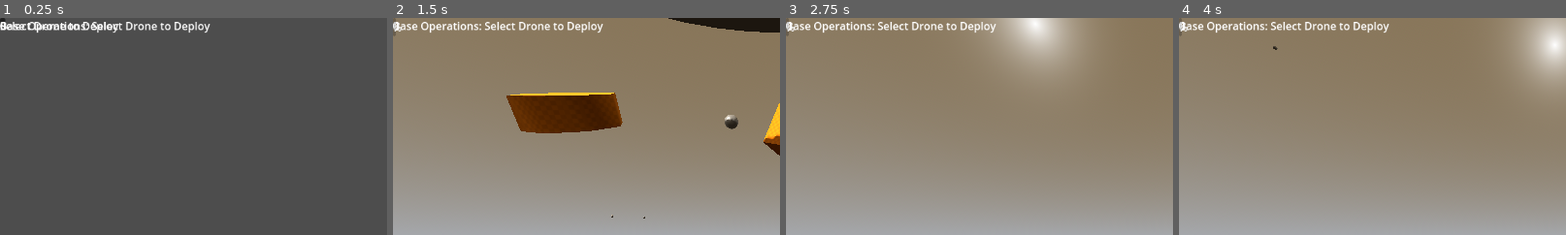
Above: before the commit, frames 1-4 (left to right).
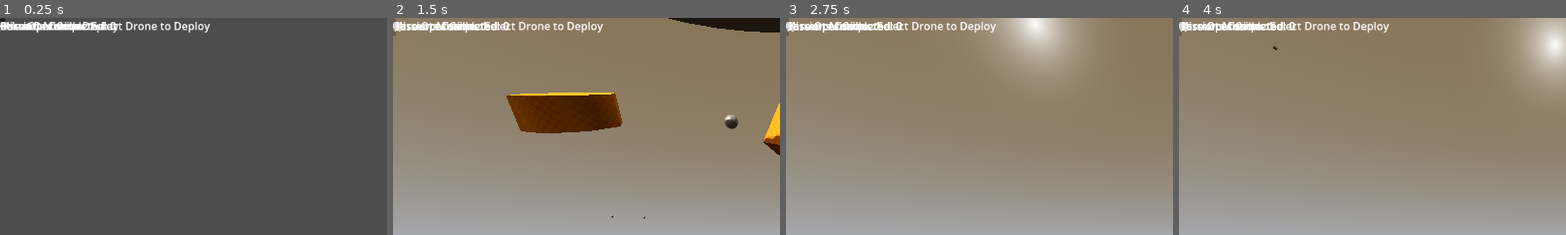
Above: after the commit, the same moments.

Repository: Triysle/drones
Game: Godot game, scene res://scenes/Main.tscn
Two runs of this game, one before a commit and one after it. Both use one fixed random seed, a clock stepped at 60 frames per second and the inputs below.
Inputs (mouse positions are % of the whole screen's width and height, from its top left):
- Up to frame 1 (0.25 s): no input
- Up to frame 2 (1.5 s): click (0, 1) at 0.5 s; hold D (move_right) from 1.28 s (still down); hold Space (ascend) from 1.28 s (still down)
- Up to frame 3 (2.75 s): release D (move_right) at 2.03 s; release Space (ascend) at 2.03 s; hold S (move_backward) from 2.03 s (still down); tap E (deploy_drone) at 2.1 s
- Up to frame 4 (4 s): release S (move_backward) at 2.78 s; hold D (move_right) 2.78-3.53 s; tap O (dock) at 2.85 s; tap Enter at 3.5 s; hold W (move_forward) from 3.53 s (still down); tap F (interact) at 3.6 s
The pictures show only the part of the screen within x 0-50%, y 0-50%; the shares and areas given below are measured in that part.

The runs differ from the first frame. In frame 1, 0.5% of the frame differs, in the area x 0-31%, y 1-7%; in frame 2, 0.7%; in frame 3, 0.7%; in frame 4, 0.7%.
Error before the commit: Invalid call. Nonexistent function 'set_mission_number' in base 'Control'. (res://scripts/GameManager.gd:173)
Error after the commit: Invalid assignment of property or key 'value' with value of type 'float' on a base object of type 'null instance'. (res://scripts/GroundDrone.gd:139)

Commit message:
0.0.2
bugfixing

Diff:
--- a/scenes/Main.tscn
+++ b/scenes/Main.tscn
@@ -1,6 +1,7 @@
-[gd_scene load_steps=2 format=3 uid="uid://cc1xo1ohutfl"]
+[gd_scene load_steps=3 format=3 uid="uid://cc1xo1ohutfl"]
 
 [ext_resource type="Script" uid="uid://bni2ha4odumw1" path="res://scripts/GameManager.gd" id="1_elqb8"]
+[ext_resource type="Script" uid="uid://b1rfndp28srso" path="res://scripts/MissionDisplay.gd" id="2_rvslj"]
 
 [node name="GameManager" type="Node"]
 script = ExtResource("1_elqb8")
@@ -12,6 +13,22 @@
 anchors_preset = 0
 offset_right = 40.0
 offset_bottom = 40.0
+script = ExtResource("2_rvslj")
+
+[node name="MissionNumberLabel" type="Label" parent="CanvasLayer/MissionDisplay"]
+layout_mode = 0
+offset_right = 40.0
+offset_bottom = 23.0
+
+[node name="ResourcesCollectedLabel" type="Label" parent="CanvasLayer/MissionDisplay"]
+layout_mode = 0
+offset_right = 40.0
+offset_bottom = 23.0
+
+[node name="MissionsCompletedLabel" type="Label" parent="CanvasLayer/MissionDisplay"]
+layout_mode = 0
+offset_right = 40.0
+offset_bottom = 23.0
 
 [node name="HelpPanel" type="Control" parent="CanvasLayer"]
 layout_mode = 3
--- /dev/null
+++ b/scripts/MissionDisplay.gd
@@ -0,0 +1,24 @@
+extends Control
+
+# Mission information display
+@onready var mission_number_label = $MissionNumberLabel
+@onready var resources_label = $ResourcesCollectedLabel
+@onready var missions_completed_label = $MissionsCompletedLabel
+
+func _ready():
+	# Initialize display
+	set_mission_number(1)
+	set_resources_collected(0)
+	set_missions_completed(0)
+
+# Update mission number display
+func set_mission_number(number):
+	mission_number_label.text = "Current Mission: " + str(number)
+
+# Update resources collected display
+func set_resources_collected(count):
+	resources_label.text = "Resources Collected: " + str(count)
+
+# Update missions completed display
+func set_missions_completed(count):
+	missions_completed_label.text = "Missions Completed: " + str(count)
Not shown, added: scripts/MissionDisplay.gd.uid
